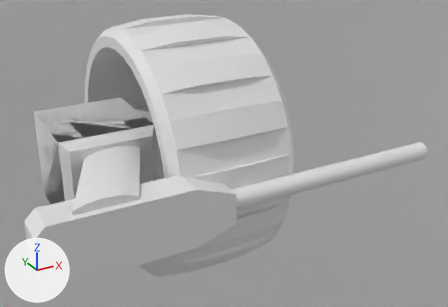
The glTF model data/basicblocks.glb as it was, and as the next commit left it.
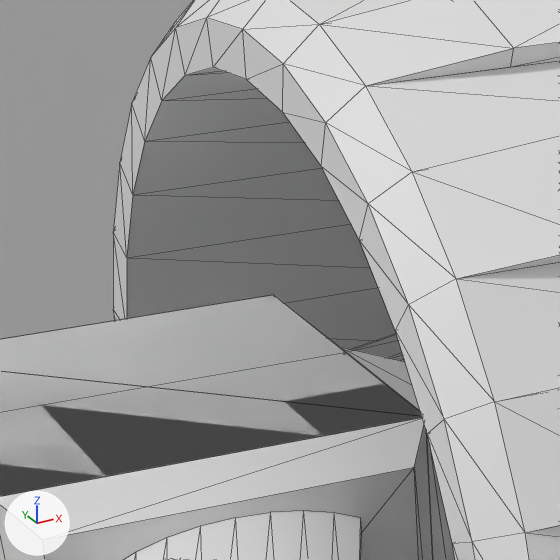
There are two pictures of each version: one from a camera (50 mm lens) standing at (-1.76, -6.09, 2.8) and looking at (1.19, -0.73, 0.12), one close up on the part from 13% to 41% of the width and 10% to 51% of the height. Every picture has the same lights, and +X, +Y and +Z are marked at lower left. The close-ups show mesh edges as thin lines. Where no turn or scale is listed for an object, it has been applied to the vertices. Vertices at the same position are counted once.

The scene before the commit, as lines of its bpy script (objects in view):
```python
me_cube_004 = bpy.data.meshes.new('Cube.004')
me_cube_004.from_pydata(...)  # 482 vertices, 940 faces; spans x -0.5..1.7, y -1.45..1.45, z -1.45..1.45
me_cube_006 = bpy.data.meshes.new('Cube.006')
me_cube_006.from_pydata(...)  # 8 vertices, 12 faces; spans x -48.0..48.0, y -5.0..0.0, z -48.0..48.0
me_plane_003 = bpy.data.meshes.new('Plane.003')
me_plane_003.from_pydata([(-0.5, 0.0, -0.5), (0.5, 0.0, -0.5), (-0.5, 0.0, 0.5), (0.5, 0.0, 0.5)], [], [(0, 1, 3), (0, 3, 2)])
ob_block_wheel0 = bpy.data.objects.new('block.wheel0', me_cube_004)
ob_block_wheel0.location = (0.0, 0.0, 0.0)
ob_convex_ridge = bpy.data.objects.new('convex.ridge', me_cube_006)
ob_convex_ridge.location = (0.0, 10.0, 0.0)
ob_projectile_laser0 = bpy.data.objects.new('projectile.laser0', me_plane_003)
ob_projectile_laser0.location = (0.0, 0.0, 0.0)
# also in view: 'block.cube' at (0.0, 0.0, 0.0); 'block.weapon.laser0' at (1.13, -0.59, 0.0)
```
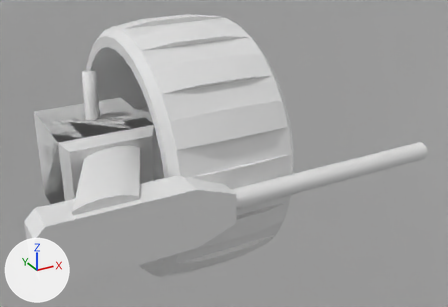
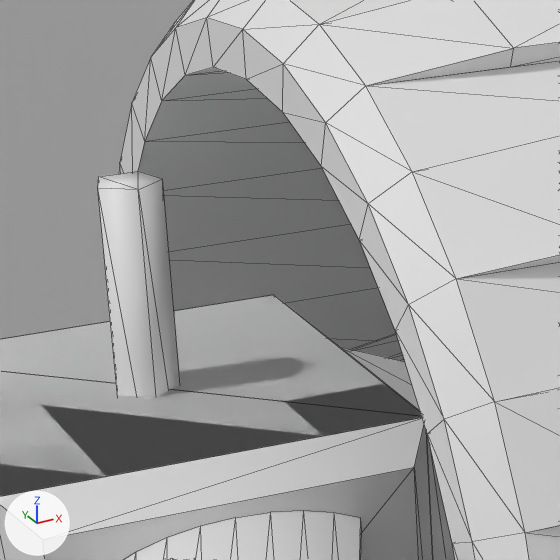
Boxes (x1, y1, x2, y2) around the edits, measured in the close-ups (560 x 560 px):
'projectile.laser0', reshaped (not visible before)
    after: (98, 171, 180, 397)
part 1 of me_plane_003, built on
    after: (98, 171, 180, 397)

The edits, one by one:
me_plane_003 is used by ob_projectile_laser0; location (0.0, 0.0, 0.0).
me_plane_003 had 4 vertices, 2 faces and spanned x -0.5..0.5, y 0.0, z -0.5..0.5.
me_plane_003 now has 10 vertices, 16 faces and spans x -0.076..0.076, y -0.08..0.065, z 0.0..1.0.
me_plane_003 part 1: the whole mesh is rebuilt.
me_plane_003 part 2: the surface is now shaded smooth.
